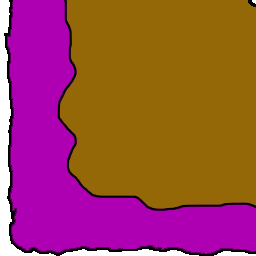
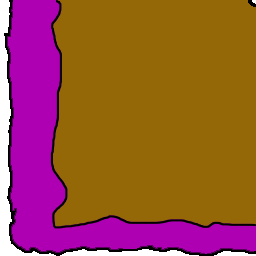
Before/after of a (256, 256) layered artwork. What changed in the layer stack:
hid "NUR Middle" over box(50, 0, 256, 229)
added layer "NUR Middle-New" above "NUR" over box(50, 0, 256, 229)
